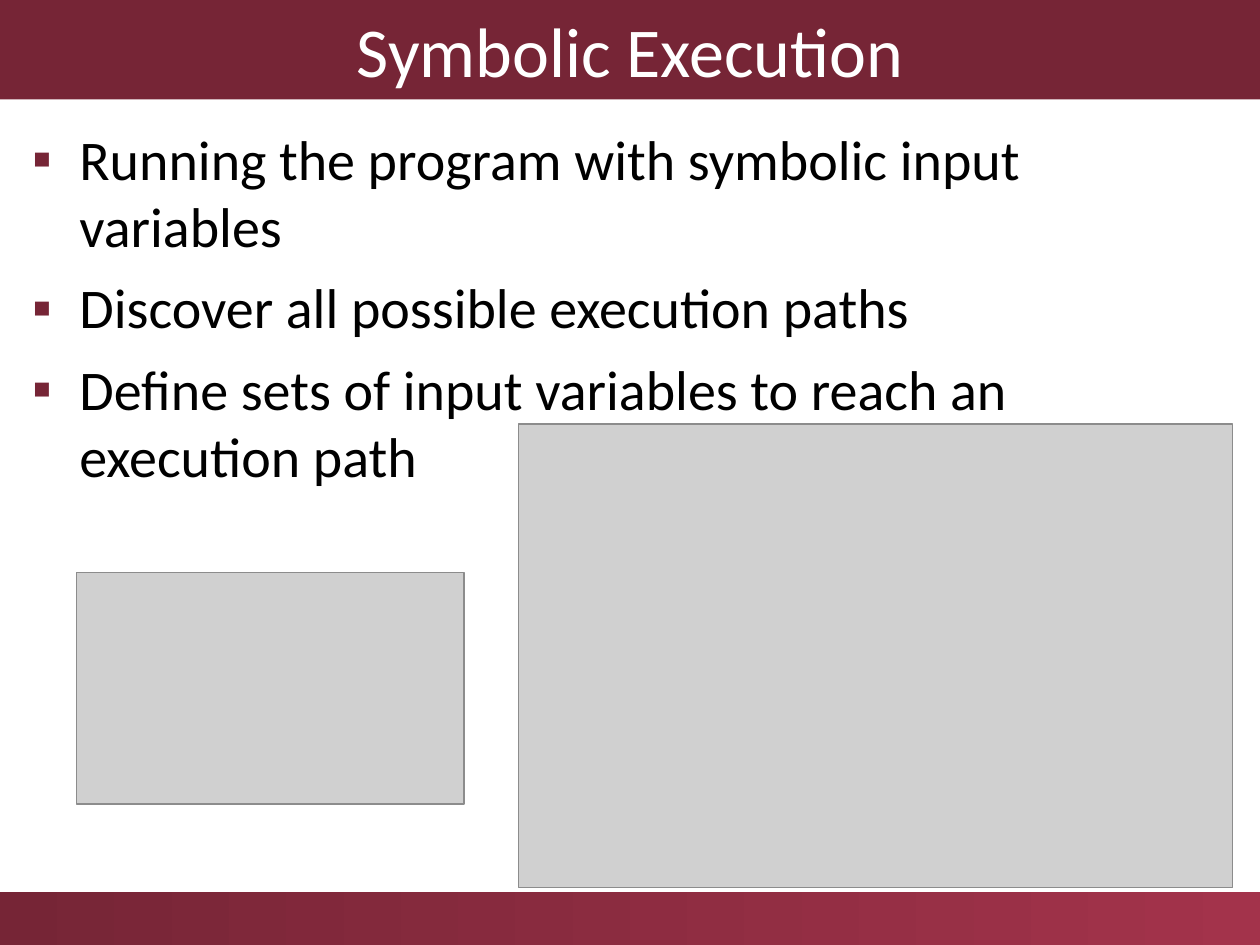
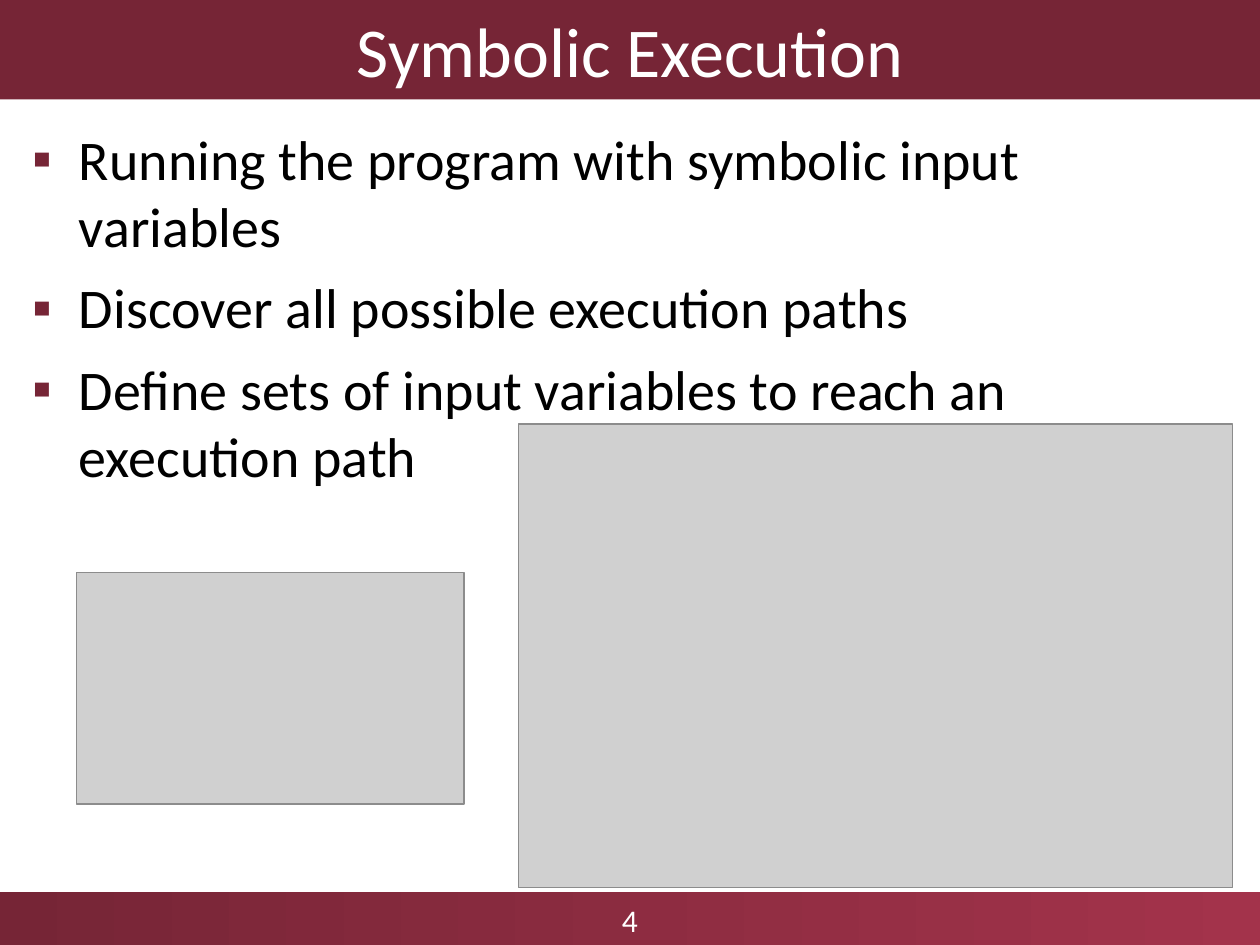
Before and after one commit to aronszabo/thesis-labview-testing, a slide deck: slide 4 of ftsrg-presentation.ppt. Drawn at 1260x945 pixels with LibreOffice and Linux fonts; fonts in the diff are those of the drawing; grey boxes stand for pictures; background and template pictures are left out. Boxes give left, top, right and bottom in pixels: in the first picture for what was removed or moved away, otherwise in the second. Text is boxed around its words. In the diff, an @@ line names an element or a change of style, - is before the commit and + after.

```diff
--- a/ftsrg-presentation.ppt
+++ b/ftsrg-presentation.ppt
@@ text "Running the program with symbolic ..." at [79, 141, 1019, 486]: indent changed @@
@@ text added at [622, 911, 638, 932], 18 pt, text #FFFFFF @@
+4
```
Also in this commit, not shown: 8 other slides changed, 3 slides added.
